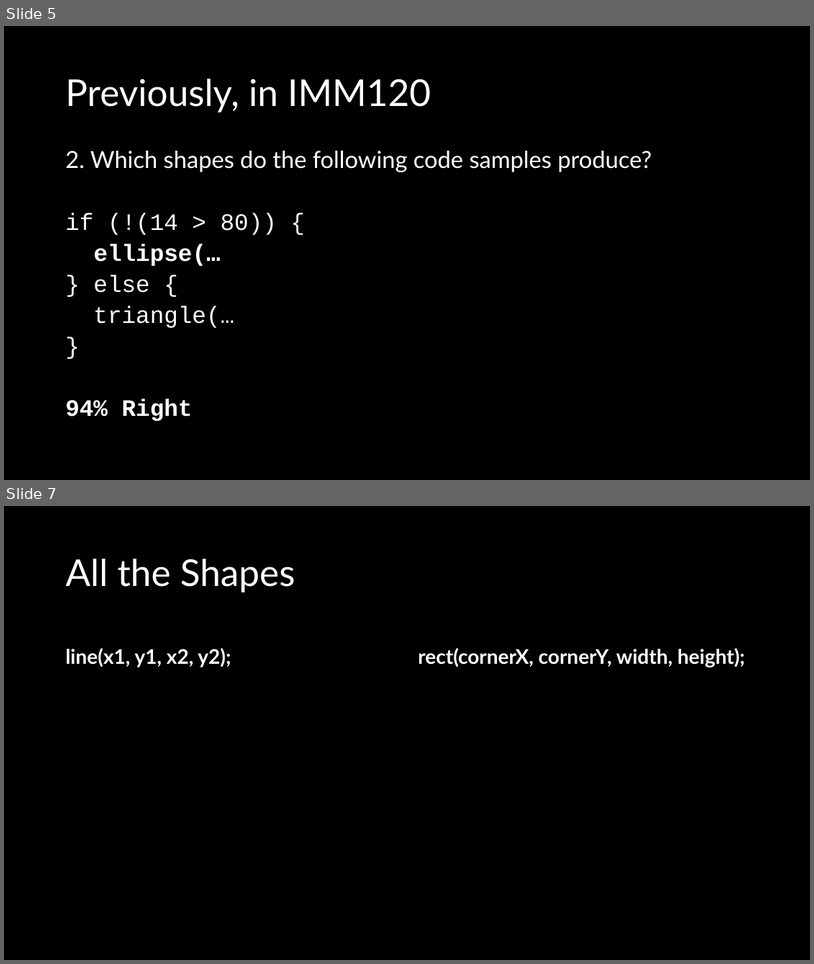
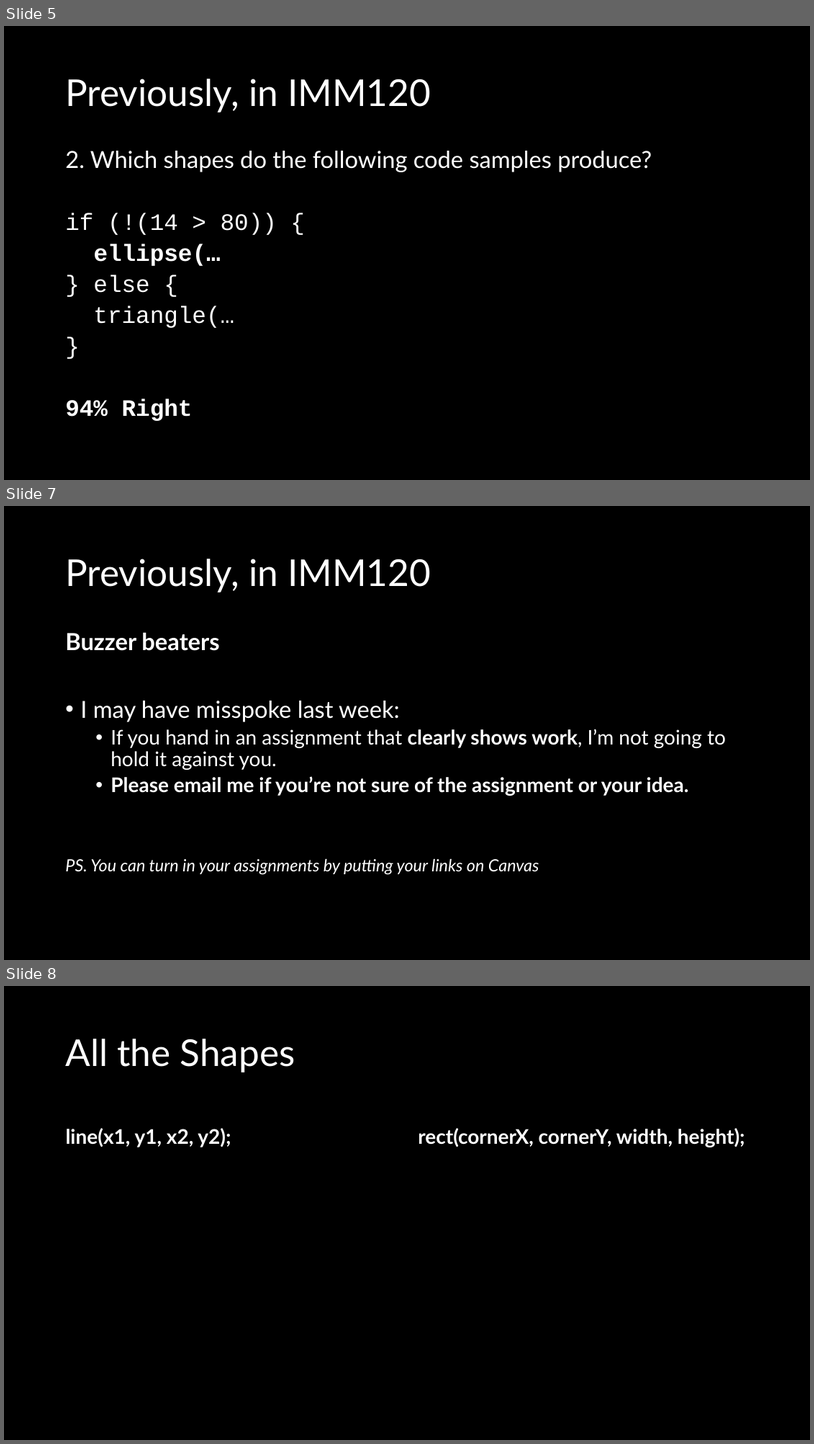
Before and after one commit to crhallberg/IMM120, a slide deck: Presentations/Class 03 - Sept 18.pptx. Shown one above the other, each under a label of ours: slides 5 and 7 before the commit, slides 5, 7 and 8 after it; the slides between them are not shown. The pictures are 814x964 and 814x1444 pixels, drawn with LibreOffice and Linux fonts; fonts in the diff are those of the drawing. Boxes give left, top, right and bottom in pixels: in the first picture for what was removed or moved away, otherwise in the second. Text is boxed around its words. In the diff, an @@ line names an element or a change of style, - is before the commit and + after.

```diff
--- a/Presentations/Class 03 - Sept 18.pptx
+++ b/Presentations/Class 03 - Sept 18.pptx
@@ slide 7 added at (4,506,810,960), background #000000 @@
@@ title added at (65,559,431,592), 44 pt, text #FFFFFF @@
+Previously, in IMM120
@@ text added at (65,632,726,875), 24 pt, text #FFFFFF @@
+Buzzer beaters
+• I may have misspoke last week:
+  • If you hand in an assignment that clearly shows work, I’m not going to hold it against you.
+  • Please email me if you’re not sure of the assignment or your idea.
+PS. You can turn in your assignments by putting your links on Canvas
@@ what was slide 7 is now slide 8 @@
```
Also in this commit, not shown: 1 slide changed.
